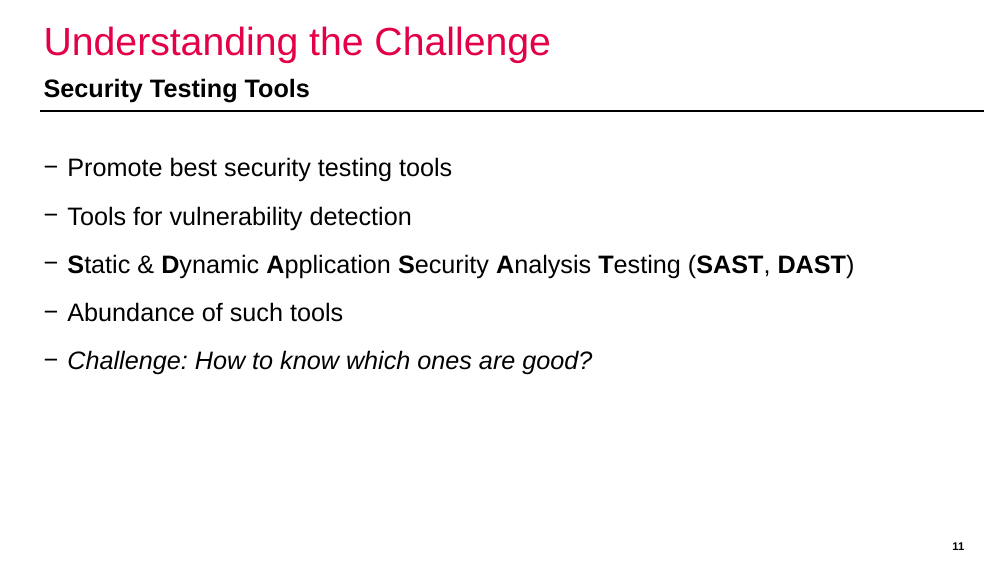
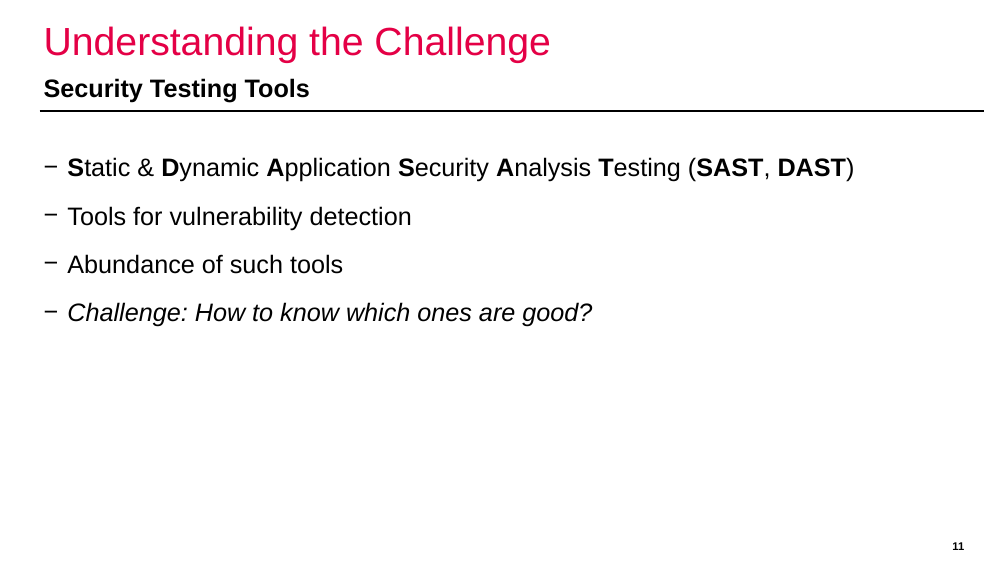
Before and after one commit to domi-cmd/Reference_Application_for_OWASP_MASTG, a slide deck: slide 11 of dev_documents/presentation/ba_thesis_presentation_kronig.pptx. Drawn at 1008x567 pixels with LibreOffice and Linux fonts; fonts in the diff are those of the drawing; background and template pictures are left out. Boxes give left, top, right and bottom in pixels: in the first picture for what was removed or moved away, otherwise in the second. Text is boxed around its words. In the diff, an @@ line names an element or a change of style, - is before the commit and + after.

```diff
--- a/dev_documents/presentation/ba_thesis_presentation_kronig.pptx
+++ b/dev_documents/presentation/ba_thesis_presentation_kronig.pptx
@@ text at [67,157,855,182]: text changed @@
-− Promote best security testing tools
+− Static & Dynamic Application Security Analysis Testing (SAST, DAST)
@@ text at [67,254,855,278]: paragraph removed @@
-− Static & Dynamic Application Security Analysis Testing (SAST, DAST)
```
Also in this commit, not shown: 12 other slides changed, 2 slides added, 2 slides removed.
